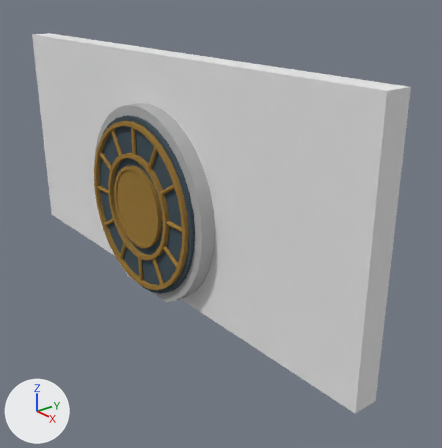
One commit to the Blender file PlaceHolder/Assets/Models/wallVault.blend: the scene before it, then after it.
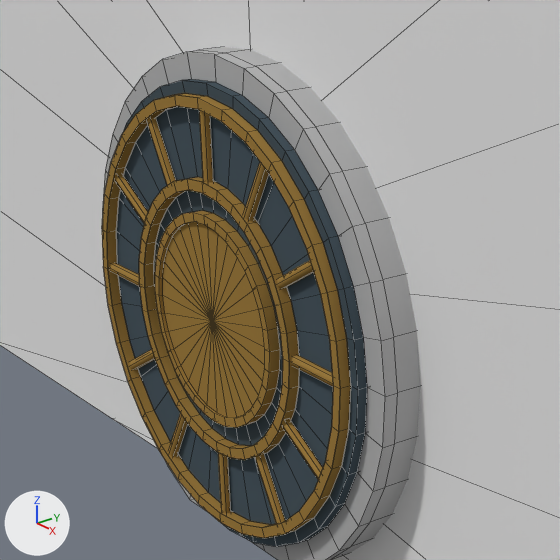
Each version is shown whole from a 50 mm camera at (8.36, -5.41, 5.05) aimed at (0.91, 0.51, 1.28), then close up on the part from 12% to 61% of the width and 19% to 67% of the height. Every picture has the same lights, and +X, +Y and +Z are marked at lower left. The close-ups show mesh edges as thin lines.

In view in the first close-up: 'VaultDoor', 'VaultWall'.
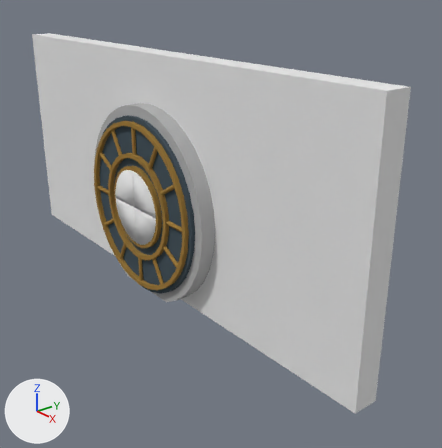
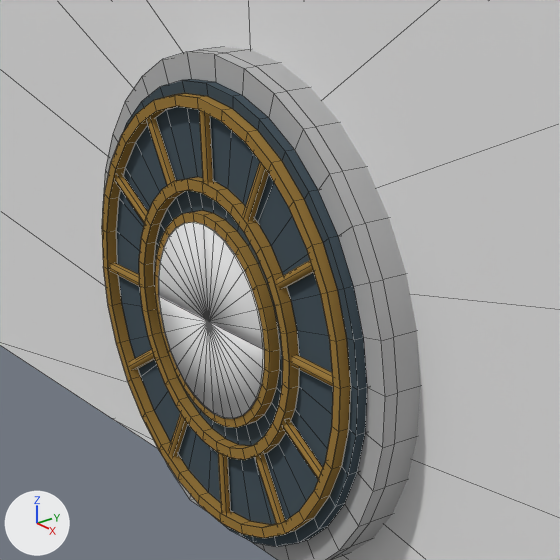
Location of each change, (x1, y1, x2, y2) in pixels of the close-ups (560 x 560 px):
'KeyPart2', added: after (203, 225, 264, 350)
'KeyPart3', added: after (209, 322, 264, 419)
'KeyPart1', added: after (158, 222, 208, 321)
'KeyPart4', added: after (159, 296, 214, 414)

The change, as a list of edits to the scene's bpy script:
```text
Add mat_vaultkey:
    mat_vaultkey = diffuse_material('VaultKey')
    mat_vaultkey.base_color = (0.8, 0.8, 0.8)  # white #e7e7e7
Add me_circle_003:
    me_circle_003.from_pydata(...)  # 20 vertices, 26 faces; spans x -0.634..0.0, y -0.037..0.037, z 0.0..0.634
    me_circle_003.polygons.foreach_set('use_smooth', [True] * 26)
    me_circle_003.materials.append(mat_vaultkey)  # its picture is missing
Add me_circle_004:
    me_circle_004.from_pydata(...)  # 20 vertices, 26 faces; spans x 0.0..0.634, y -0.037..0.037, z 0.0..0.634
    me_circle_004.polygons.foreach_set('use_smooth', [True] * 26)
    me_circle_004.materials.append(mat_vaultkey)  # its picture is missing
Add me_circle_005:
    me_circle_005.from_pydata(...)  # 20 vertices, 26 faces; spans x 0.0..0.634, y -0.037..0.037, z -0.634..0.0
    me_circle_005.polygons.foreach_set('use_smooth', [True] * 26)
    me_circle_005.materials.append(mat_vaultkey)  # its picture is missing
Add me_circle_006:
    me_circle_006.from_pydata(...)  # 20 vertices, 26 faces; spans x -0.634..0.0, y -0.037..0.037, z -0.634..0.0
    me_circle_006.polygons.foreach_set('use_smooth', [True] * 26)
    me_circle_006.materials.append(mat_vaultkey)  # its picture is missing
Add ob_keypart1:
    ob_keypart1 = bpy.data.objects.new('KeyPart1', me_circle_003)
    ob_keypart1.location = (0.0, -0.555, 1.556)
Add ob_keypart2:
    ob_keypart2 = bpy.data.objects.new('KeyPart2', me_circle_004)
    ob_keypart2.location = (0.0, -0.555, 1.556)
Add ob_keypart3:
    ob_keypart3 = bpy.data.objects.new('KeyPart3', me_circle_005)
    ob_keypart3.location = (0.0, -0.555, 1.556)
Add ob_keypart4:
    ob_keypart4 = bpy.data.objects.new('KeyPart4', me_circle_006)
    ob_keypart4.location = (0.0, -0.555, 1.556)
```
